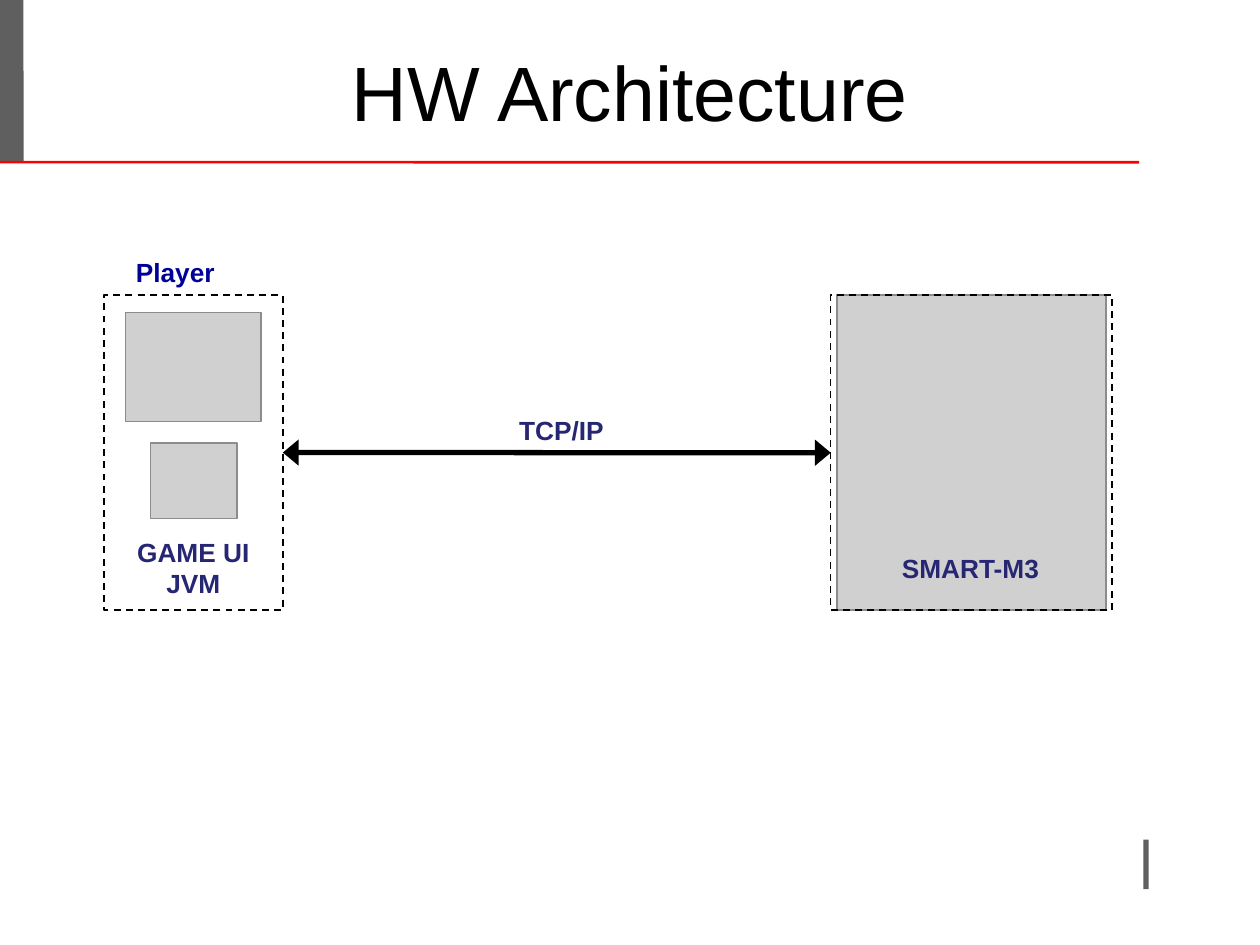
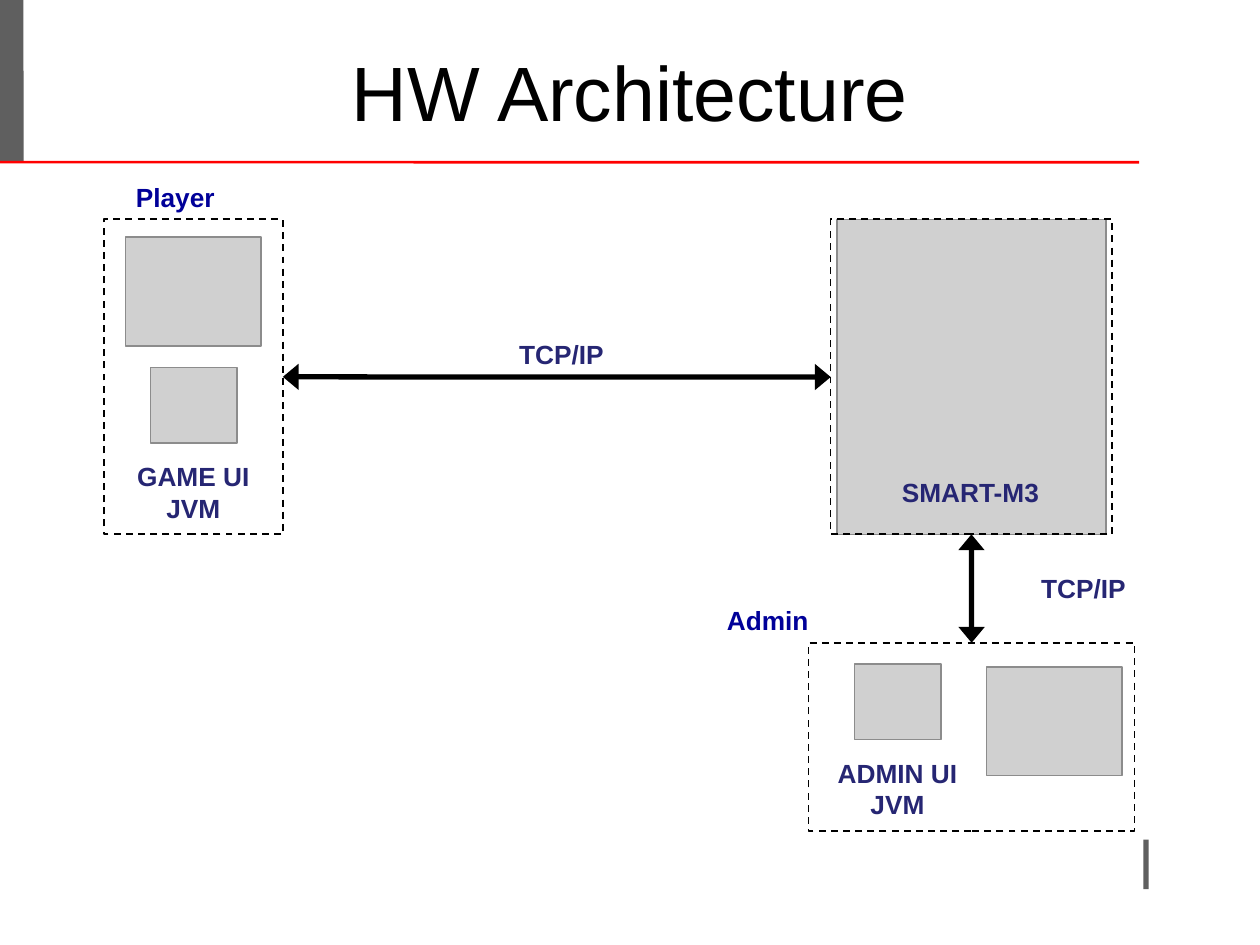
Before and after one commit to LeoIannacone/Rock-Paper-Scissors-Lizard-Spock, a slide deck: slide 3 of doc/ProjectTemplate.ppt. Drawn at 1260x945 pixels with LibreOffice and Linux fonts; fonts in the diff are those of the drawing; grey boxes stand for pictures; background and template pictures are left out. Boxes give left, top, right and bottom in pixels: in the first picture for what was removed or moved away, otherwise in the second. Text is boxed around its words. In the diff, an @@ line names an element or a change of style, - is before the commit and + after.

```diff
--- a/doc/ProjectTemplate.ppt
+++ b/doc/ProjectTemplate.ppt
@@ 4 texts, 2 rectangles, 1 picture, 1 double arrow: place and size @@
-4 texts, 2 rectangles, 1 picture, 1 double arrow at <box>105,263,1113,610</box>
+4 texts, 2 rectangles, 1 picture, 1 double arrow at <box>105,188,1113,534</box>
@@ picture: place and size @@
-picture at <box>150,444,237,519</box>
+picture at <box>126,237,261,345</box>
@@ picture: place and size @@
-picture at <box>126,312,261,421</box>
+picture at <box>150,367,237,442</box>
@@ double arrow added from (971, 534) to (971, 643), #000000 3 pt @@
@@ text added at <box>1041,579,1125,599</box>, 15 pt, text #262673, bold @@
+TCP/IP
@@ text added at <box>727,611,809,631</box>, 15 pt, text #000099, bold @@
+Admin
@@ rectangle added at <box>809,643,1135,830</box>, outline #000000 0.99 pt dashed @@
@@ picture added at <box>854,664,941,740</box> @@
@@ picture added at <box>987,667,1121,775</box> @@
@@ text added at <box>838,765,957,815</box>, 15 pt, text #262673, bold @@
+ADMIN UI
+JVM
```
Also in this commit, not shown: 13 other slides changed, 4 slides added, 1 other file.
